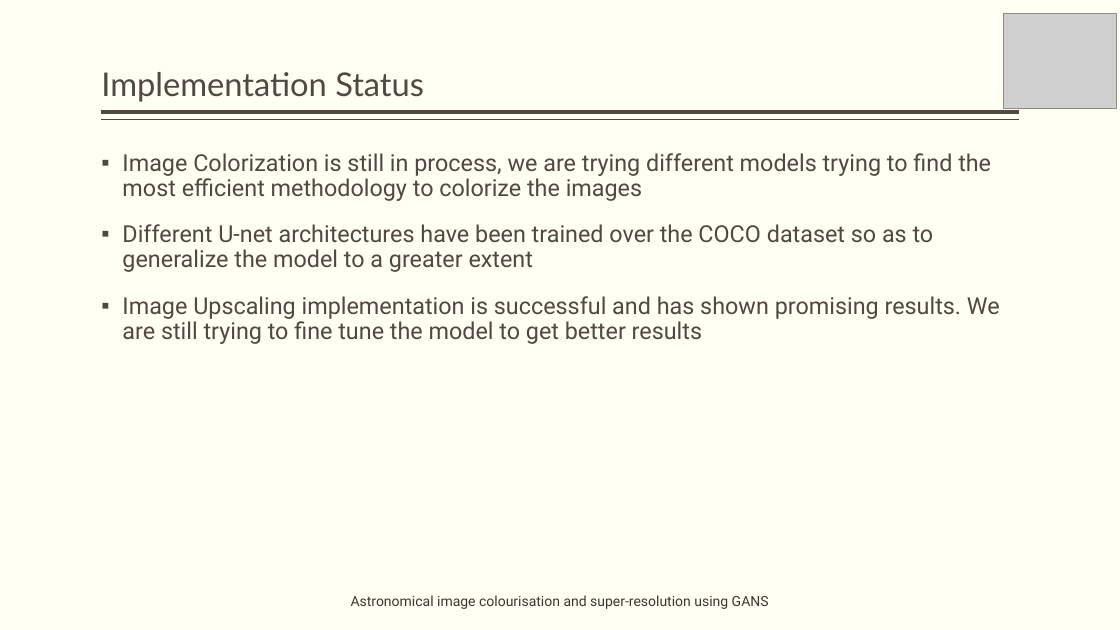
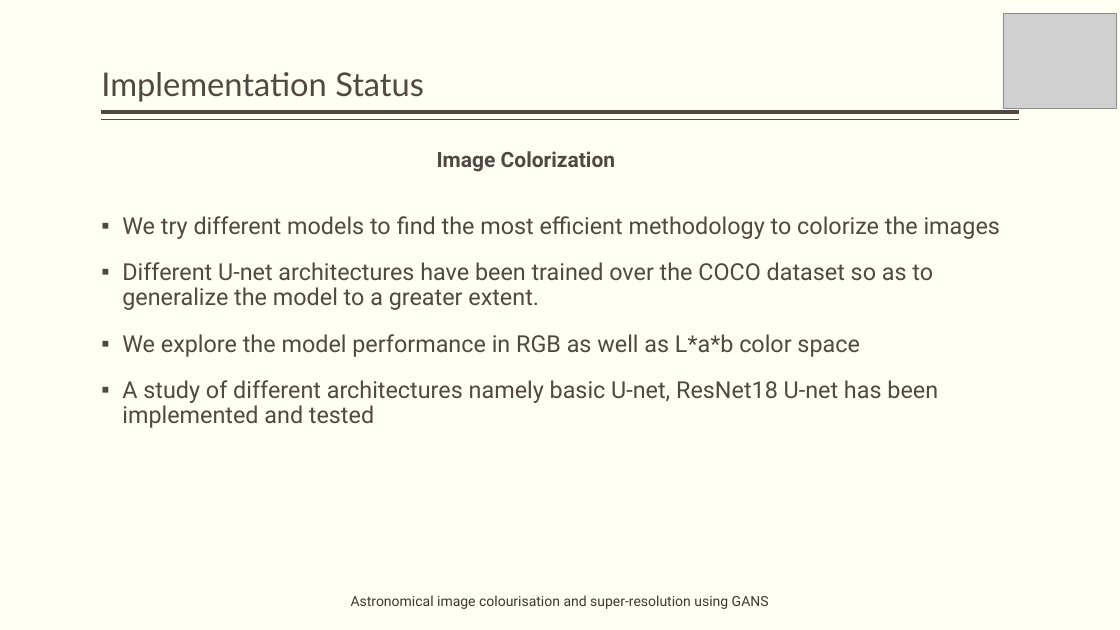
Before and after one commit to obi-wan-shinobi/Literature-Review, a slide deck: slide 9 of Presentation/Stage_2/stage_2_presentation.pptx (slide 8 before the commit). Drawn at 1120x630 pixels with LibreOffice and Linux fonts; fonts in the diff are those of the drawing; grey boxes stand for pictures. Boxes give left, top, right and bottom in pixels: in the first picture for what was removed or moved away, otherwise in the second. Text is boxed around its words. In the diff, an @@ line names an element or a change of style, - is before the commit and + after.

```diff
--- a/Presentation/Stage_2/stage_2_presentation.pptx
+++ b/Presentation/Stage_2/stage_2_presentation.pptx
@@ text added at <box>437,151,615,172</box>, 18 pt, text #514843, bold @@
+Image Colorization
@@ text at <box>122,216,1000,428</box>: text changed @@
-▪ Image Colorization is still in process, we are trying different models trying to find the most efficient methodology to colorize the images
-▪ Different U-net architectures have been trained over the COCO dataset so as to generalize the model to a greater extent
-▪ Image Upscaling implementation is successful and has shown promising results. We are still trying to fine tune the model to get better results
+▪ We try different models to find the most efficient methodology to colorize the images
+▪ Different U-net architectures have been trained over the COCO dataset so as to generalize the model to a greater extent.
+▪ We explore the model performance in RGB as well as L*a*b color space
+▪ A study of different architectures namely basic U-net, ResNet18 U-net has been implemented and tested
```
Also in this commit, not shown: 6 other slides changed, 14 slides added, 43 other files.
